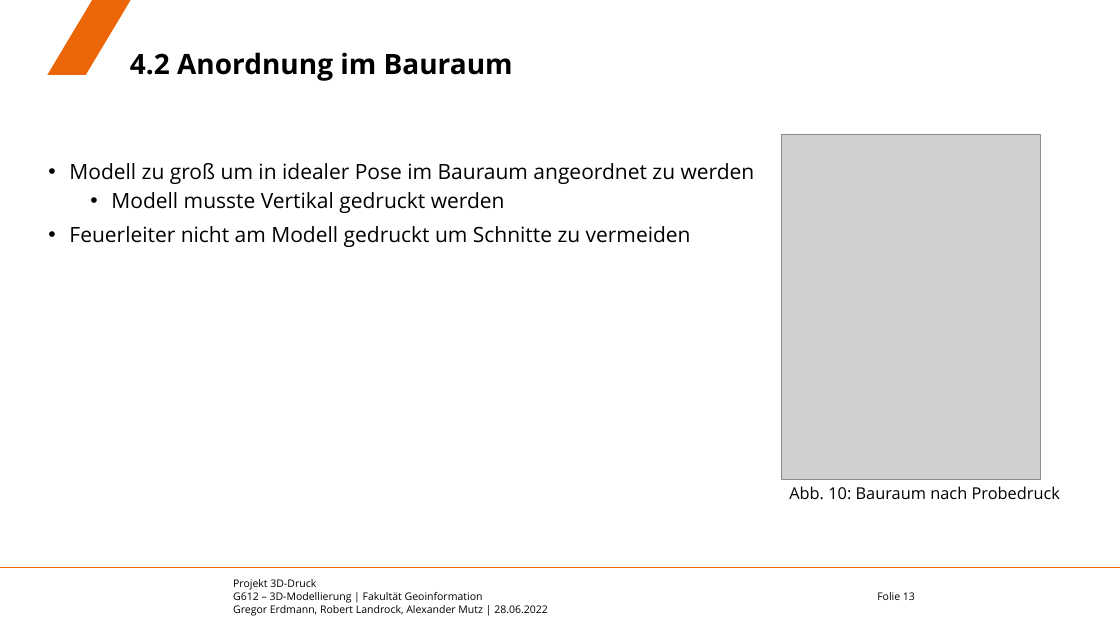
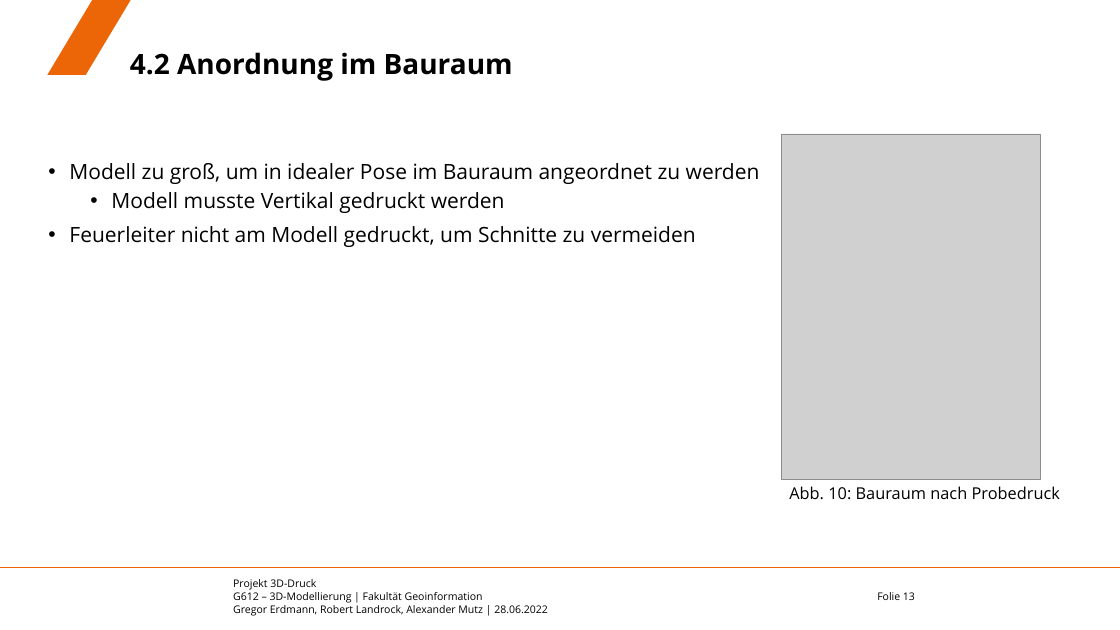
Before and after one commit to eamutz/LGS_print, a slide deck: slide 13 of Endvortrag.pptx. Drawn at 1120x630 pixels with LibreOffice and Linux fonts; fonts in the diff are those of the drawing; grey boxes stand for pictures; background and template pictures are left out. Boxes give left, top, right and bottom in pixels: in the first picture for what was removed or moved away, otherwise in the second. Text is boxed around its words. In the diff, an @@ line names an element or a change of style, - is before the commit and + after.

```diff
--- a/Endvortrag.pptx
+++ b/Endvortrag.pptx
@@ text at (x1=69, y1=163, x2=760, y2=184): text changed @@
-• Modell zu groß um in idealer Pose im Bauraum angeordnet zu werden
+• Modell zu groß, um in idealer Pose im Bauraum angeordnet zu werden
@@ text at (x1=69, y1=226, x2=696, y2=247): text changed @@
-• Feuerleiter nicht am Modell gedruckt um Schnitte zu vermeiden
+• Feuerleiter nicht am Modell gedruckt, um Schnitte zu vermeiden
```
Also in this commit, not shown: 4 other slides changed.
